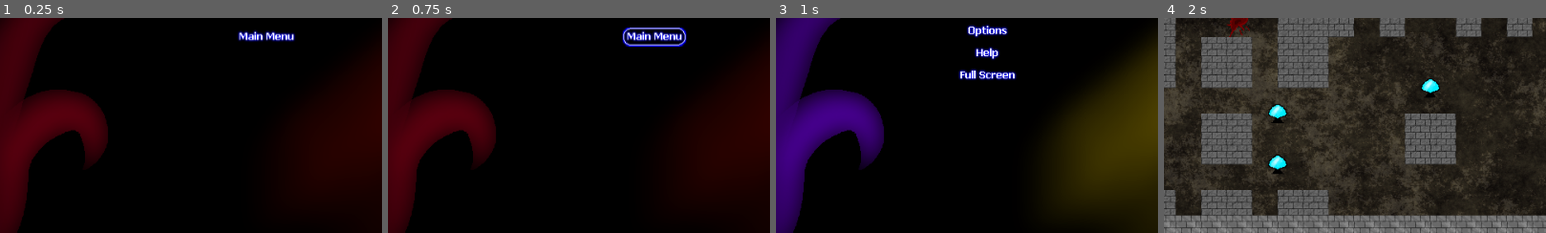
Above: before the commit, frames 1-4 (left to right).
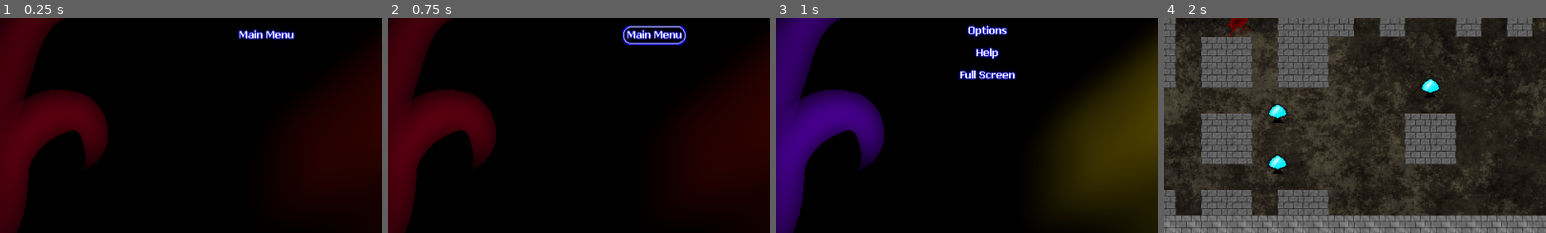
Above: after the commit, the same moments.

Repository: alpacanumerals/LD51
Game: Godot game, scene res://level/GameOver.tscn
Two runs of this game, one before a commit and one after it. Both use one fixed random seed, a clock stepped at 60 frames per second and the inputs below. This scene is started directly instead of the project's main scene.
Inputs (mouse positions are % of the whole screen's width and height, from its top left):
- Up to frame 1 (0.25 s): no input
- Up to frame 2 (0.75 s): click (50, 50) at 0.5 s
- Up to frame 3 (1 s): no input
- Up to frame 4 (2 s): click (43, 43) at 1.25 s
The pictures show only the part of the screen within x 15-65%, y 46-96%; the shares and areas given below are measured in that part.

The runs differ from the first frame. In frame 1, 0.6% of the frame differs, in the area x 62-78%, y 4-12%; in frame 2, 1.3%, in the area x 61-79%, y 3-14%; in frame 3, nothing differs; in frame 4, nothing differs.

Commit message:
poosh

Diff:
--- a/autoload/blocks.gd
+++ b/autoload/blocks.gd
@@ -602,7 +602,7 @@
                 [0, 0, 0, 0, 0, 0, 0, 0],
                 [0, 4, 5, 0, 0, 4, 5, 0],
                 [0, 2, 2, 0, 0, 2, 2, 0],
-                [0, 2, 2, 0, 0, 0, 2, 0],
+                [0, 2, 2, 0, 0, 2, 2, 0],
                 [0, 6, 7, 0, 0, 6, 7, 0],
                 [0, 0, 0, 0, 0, 0, 0, 0],
                 [0, 0, 0, 0, 0, 0, 0, 0],
--- a/autoload/music.gd
+++ b/autoload/music.gd
@@ -23,6 +23,12 @@
     Orchestrion.set_stream(music)
     Orchestrion.play()
 
+func play_gameover():
+    var music = load("res://sounds/music/jingle_go.wav")
+    Orchestrion.set_bus("Music")
+    Orchestrion.set_stream(music)
+    Orchestrion.play()
+
 func pause():
     Orchestrion.set_stream_paused(true)
 
--- a/level/GameOver.tscn
+++ b/level/GameOver.tscn
@@ -27,13 +27,22 @@
 size_flags_horizontal = 3
 size_flags_vertical = 3
 
-[node name="Main Menu" type="TextureButton" parent="MarginContainer/CenterContainer"]
+[node name="VBoxContainer" type="VBoxContainer" parent="MarginContainer/CenterContainer"]
 margin_left = 440.0
-margin_top = 258.0
+margin_top = 256.0
 margin_right = 520.0
-margin_bottom = 282.0
+margin_bottom = 284.0
+
+[node name="Main Menu" type="TextureButton" parent="MarginContainer/CenterContainer/VBoxContainer"]
+margin_right = 80.0
+margin_bottom = 24.0
 texture_normal = ExtResource( 2 )
 texture_hover = ExtResource( 3 )
 
-[connection signal="mouse_entered" from="MarginContainer/CenterContainer/Main Menu" to="." method="_on_Main_Menu_mouse_entered"]
-[connection signal="pressed" from="MarginContainer/CenterContainer/Main Menu" to="." method="_on_Main_Menu_pressed"]
+[node name="SCORE GOES HERE" type="Control" parent="MarginContainer/CenterContainer/VBoxContainer"]
+margin_top = 28.0
+margin_right = 80.0
+margin_bottom = 28.0
+
+[connection signal="mouse_entered" from="MarginContainer/CenterContainer/VBoxContainer/Main Menu" to="." method="_on_Main_Menu_mouse_entered"]
+[connection signal="pressed" from="MarginContainer/CenterContainer/VBoxContainer/Main Menu" to="." method="_on_Main_Menu_pressed"]
--- a/level/gameover.gd
+++ b/level/gameover.gd
@@ -3,8 +3,9 @@
 func _ready():
     pause_mode = Node.PAUSE_MODE_PROCESS
     get_tree().paused = true
-    yield(get_tree().create_timer(0.20), "timeout")
-    music.Orchestrion.set_stream_paused(true)
+    music.Orchestrion.stop()
+    yield(get_tree().create_timer(0.25), "timeout")
+    music.play_gameover()
 
 func _on_Main_Menu_mouse_entered():
     sounds.sfx_mo()
--- a/mobs/Dome.tscn
+++ b/mobs/Dome.tscn
@@ -43,7 +43,7 @@
 
 [sub_resource type="CircleShape2D" id=8]
 
-[node name="Area2D" type="Area2D"]
+[node name="Dome" type="KinematicBody2D"]
 z_index = 1
 collision_layer = 2
 collision_mask = 3
@@ -54,5 +54,3 @@
 
 [node name="CollisionShape2D" type="CollisionShape2D" parent="."]
 shape = SubResource( 8 )
-
-[connection signal="body_entered" from="." to="." method="_on_Area2D_body_entered"]
--- a/mobs/Tentacle.tscn
+++ b/mobs/Tentacle.tscn
@@ -55,7 +55,7 @@
 radius = 8.0
 height = 16.0
 
-[node name="Tentacle" type="Area2D"]
+[node name="Tentacle" type="KinematicBody2D"]
 z_index = 1
 collision_layer = 7
 collision_mask = 7
@@ -66,5 +66,3 @@
 
 [node name="CollisionShape2D" type="CollisionShape2D" parent="."]
 shape = SubResource( 10 )
-
-[connection signal="body_entered" from="." to="." method="_on_Tentacle_body_entered"]
--- /dev/null
+++ b/mobs/Timespider.tscn
@@ -0,0 +1,139 @@
+[gd_scene load_steps=26 format=2]
+
+[ext_resource path="res://sprites/mobs/mob_b.png" type="Texture" id=2]
+
+[sub_resource type="AtlasTexture" id=1]
+flags = 4
+atlas = ExtResource( 2 )
+region = Rect2( 0, 0, 24, 24 )
+
+[sub_resource type="AtlasTexture" id=2]
+flags = 4
+atlas = ExtResource( 2 )
+region = Rect2( 24, 0, 24, 24 )
+
+[sub_resource type="AtlasTexture" id=3]
+flags = 4
+atlas = ExtResource( 2 )
+region = Rect2( 48, 0, 24, 24 )
+
+[sub_resource type="AtlasTexture" id=4]
+flags = 4
+atlas = ExtResource( 2 )
+region = Rect2( 72, 0, 24, 24 )
+
+[sub_resource type="AtlasTexture" id=5]
+flags = 4
+atlas = ExtResource( 2 )
+region = Rect2( 96, 0, 24, 24 )
+
+[sub_resource type="AtlasTexture" id=6]
+flags = 4
+atlas = ExtResource( 2 )
+region = Rect2( 120, 0, 24, 24 )
+
+[sub_resource type="AtlasTexture" id=7]
+flags = 4
+atlas = ExtResource( 2 )
+region = Rect2( 144, 0, 24, 24 )
+
+[sub_resource type="AtlasTexture" id=8]
+flags = 4
+atlas = ExtResource( 2 )
+region = Rect2( 168, 0, 24, 24 )
+
+[sub_resource type="AtlasTexture" id=9]
+flags = 4
+atlas = ExtResource( 2 )
+region = Rect2( 192, 0, 24, 24 )
+
+[sub_resource type="AtlasTexture" id=10]
+flags = 4
+atlas = ExtResource( 2 )
+region = Rect2( 216, 0, 24, 24 )
+
+[sub_resource type="AtlasTexture" id=11]
+flags = 4
+atlas = ExtResource( 2 )
+region = Rect2( 240, 0, 24, 24 )
+
+[sub_resource type="AtlasTexture" id=12]
+flags = 4
+atlas = ExtResource( 2 )
+region = Rect2( 0, 24, 24, 24 )
+
+[sub_resource type="AtlasTexture" id=13]
+flags = 4
+atlas = ExtResource( 2 )
+region = Rect2( 24, 24, 24, 24 )
+
+[sub_resource type="AtlasTexture" id=14]
+flags = 4
+atlas = ExtResource( 2 )
+region = Rect2( 48, 24, 24, 24 )
+
+[sub_resource type="AtlasTexture" id=15]
+flags = 4
+atlas = ExtResource( 2 )
+region = Rect2( 72, 24, 24, 24 )
+
+[sub_resource type="AtlasTexture" id=16]
+flags = 4
+atlas = ExtResource( 2 )
+region = Rect2( 96, 24, 24, 24 )
+
+[sub_resource type="AtlasTexture" id=17]
+flags = 4
+atlas = ExtResource( 2 )
+region = Rect2( 120, 24, 24, 24 )
+
+[sub_resource type="AtlasTexture" id=18]
+flags = 4
+atlas = ExtResource( 2 )
+region = Rect2( 144, 24, 24, 24 )
+
+[sub_resource type="AtlasTexture" id=19]
+flags = 4
+atlas = ExtResource( 2 )
+region = Rect2( 168, 24, 24, 24 )
+
+[sub_resource type="AtlasTexture" id=20]
+flags = 4
+atlas = ExtResource( 2 )
+region = Rect2( 192, 24, 24, 24 )
+
+[sub_resource type="AtlasTexture" id=21]
+flags = 4
+atlas = ExtResource( 2 )
+region = Rect2( 216, 24, 24, 24 )
+
+[sub_resource type="AtlasTexture" id=22]
+flags = 4
+atlas = ExtResource( 2 )
+region = Rect2( 240, 24, 24, 24 )
+
+[sub_resource type="SpriteFrames" id=23]
+animations = [ {
+"frames": [ SubResource( 1 ), SubResource( 2 ), SubResource( 3 ), SubResource( 4 ), SubResource( 5 ), SubResource( 6 ), SubResource( 7 ), SubResource( 8 ), SubResource( 9 ), SubResource( 10 ), SubResource( 11 ), SubResource( 12 ), SubResource( 13 ), SubResource( 14 ), SubResource( 15 ), SubResource( 16 ), SubResource( 17 ), SubResource( 18 ), SubResource( 19 ), SubResource( 20 ), SubResource( 21 ), SubResource( 22 ) ],
+"loop": true,
+"name": "default",
+"speed": 5.0
+} ]
+
+[sub_resource type="CapsuleShape2D" id=24]
+radius = 7.0
+height = 10.0
+
+[node name="Blob" type="KinematicBody2D"]
+z_index = 1
+collision_layer = 7
+collision_mask = 7
+__meta__ = {
+"_edit_group_": true
+}
+
+[node name="AnimatedSprite" type="AnimatedSprite" parent="."]
+frames = SubResource( 23 )
+
+[node name="CollisionShape2D" type="CollisionShape2D" parent="."]
+shape = SubResource( 24 )
--- a/mobs/dome.gd
+++ b/mobs/dome.gd
@@ -1,4 +1,4 @@
-extends Area2D
+extends KinematicBody2D
 
 signal killed
 signal enemy_shoot(bullet, direction, location)
--- a/mobs/tentacle.gd
+++ b/mobs/tentacle.gd
@@ -1,4 +1,4 @@
-extends Area2D
+extends KinematicBody2D
 
 signal killed
 onready var play_area = get_parent()
Not shown, added: sounds/music/jingle_go.wav.import
Not shown, added: sounds/music/jingle_go.wav
